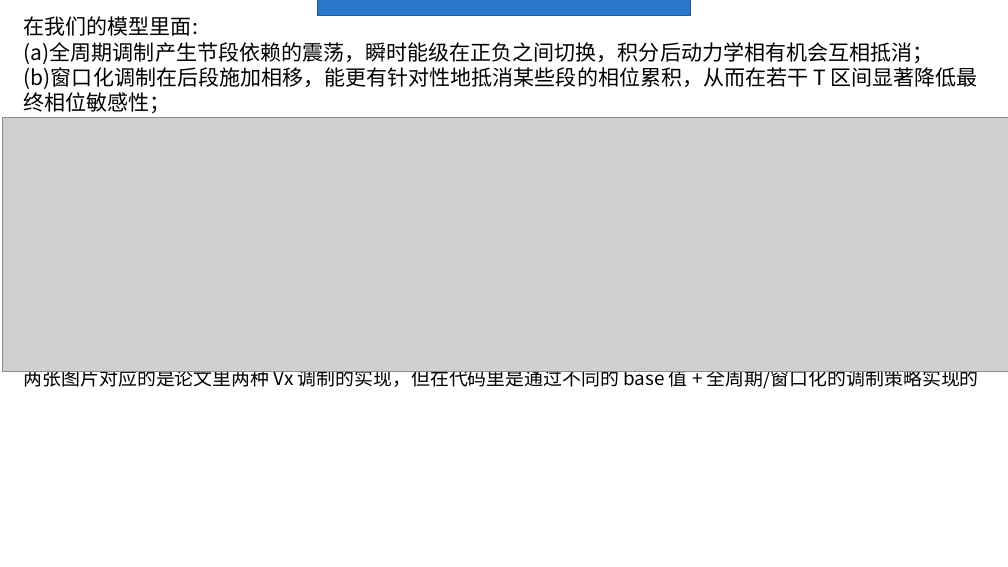
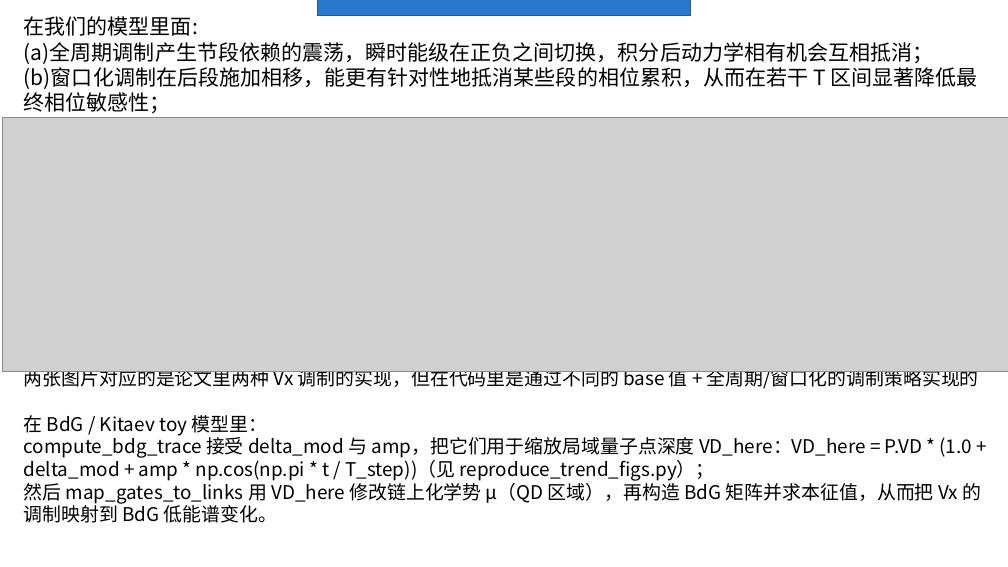
Before and after one commit to Asice-Cloud/quantummmm, a slide deck: slide 52 of y2.pptx (slide 41 before the commit). Drawn at 1008x567 pixels with LibreOffice and Linux fonts; fonts in the diff are those of the drawing; grey boxes stand for pictures. Boxes give left, top, right and bottom in pixels: in the first picture for what was removed or moved away, otherwise in the second. Text is boxed around its words. In the diff, an @@ line names an element or a change of style, - is before the commit and + after.

```diff
--- a/y2.pptx
+++ b/y2.pptx
@@ text at bbox=[24, 415, 981, 523]: paragraphs added @@
+在 BdG / Kitaev toy 模型里：
+compute_bdg_trace 接受 delta_mod 与 amp，把它们用于缩放局域量子点深度 VD_here：VD_here = P.VD * (1.0 + delta_mod + amp * np.cos(np.pi * t / T_step))（见 reproduce_trend_figs.py）；
+然后 map_gates_to_links 用 VD_here 修改链上化学势 μ（QD 区域），再构造 BdG 矩阵并求本征值，从而把 Vx 的调制映射到 BdG 低能谱变化。
```
Also in this commit, not shown: 7 other slides changed, 7 slides added, 1 slide removed, 49 other files.
